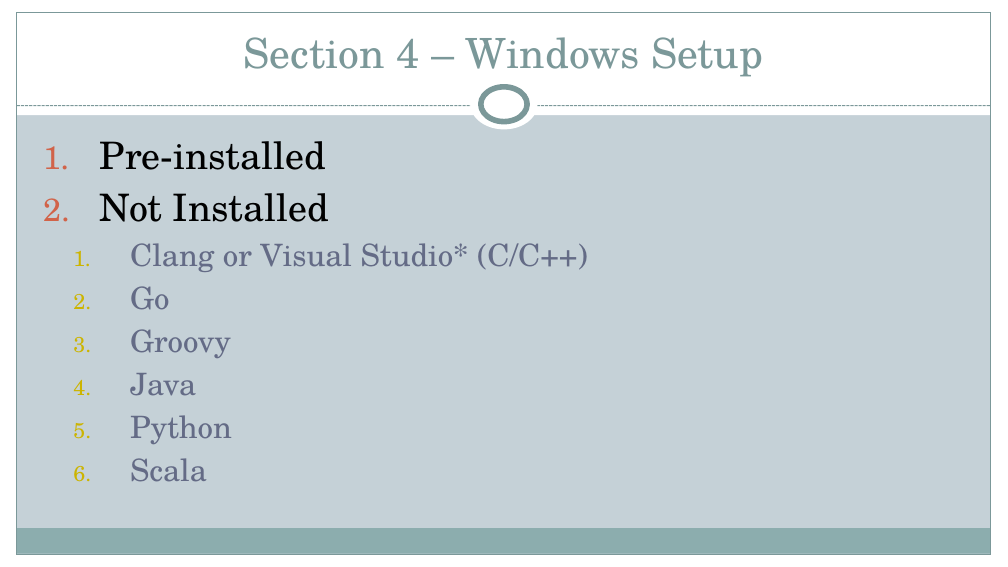
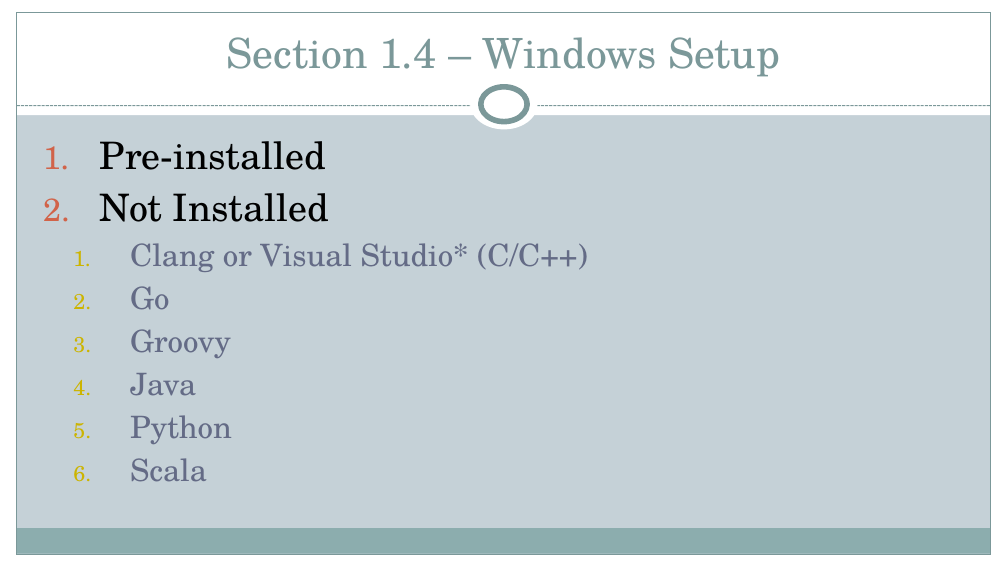
Before and after one commit to xiliax/programming-languages-compared, a slide deck: slide 10 of docs/programming-language-compared.pptx (slide 9 before the commit). Drawn at 1008x567 pixels with LibreOffice and Linux fonts; fonts in the diff are those of the drawing. Boxes give left, top, right and bottom in pixels: in the first picture for what was removed or moved away, otherwise in the second. Text is boxed around its words. In the diff, an @@ line names an element or a change of style, - is before the commit and + after.

```diff
--- a/docs/programming-language-compared.pptx
+++ b/docs/programming-language-compared.pptx
@@ title at box(227, 37, 781, 77): text changed @@
-Section 4 – Windows Setup
+Section 1.4 – Windows Setup
```
Also in this commit, not shown: 3 other slides changed, 4 slides added, 3 slides removed, 21 other files.
